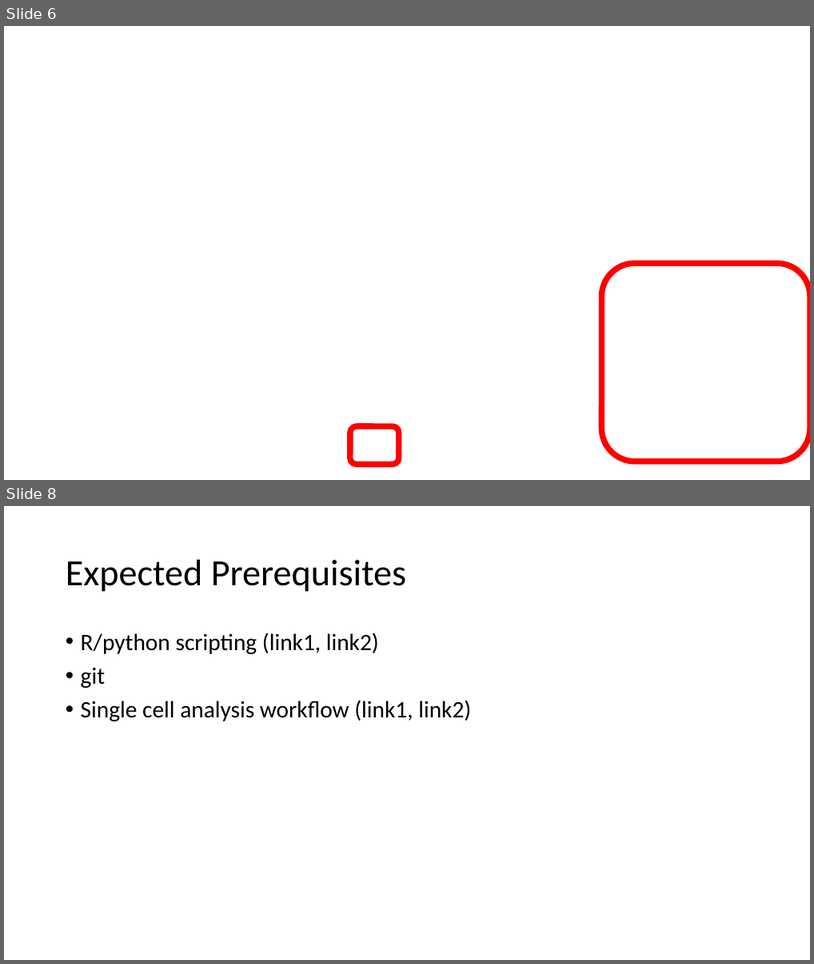
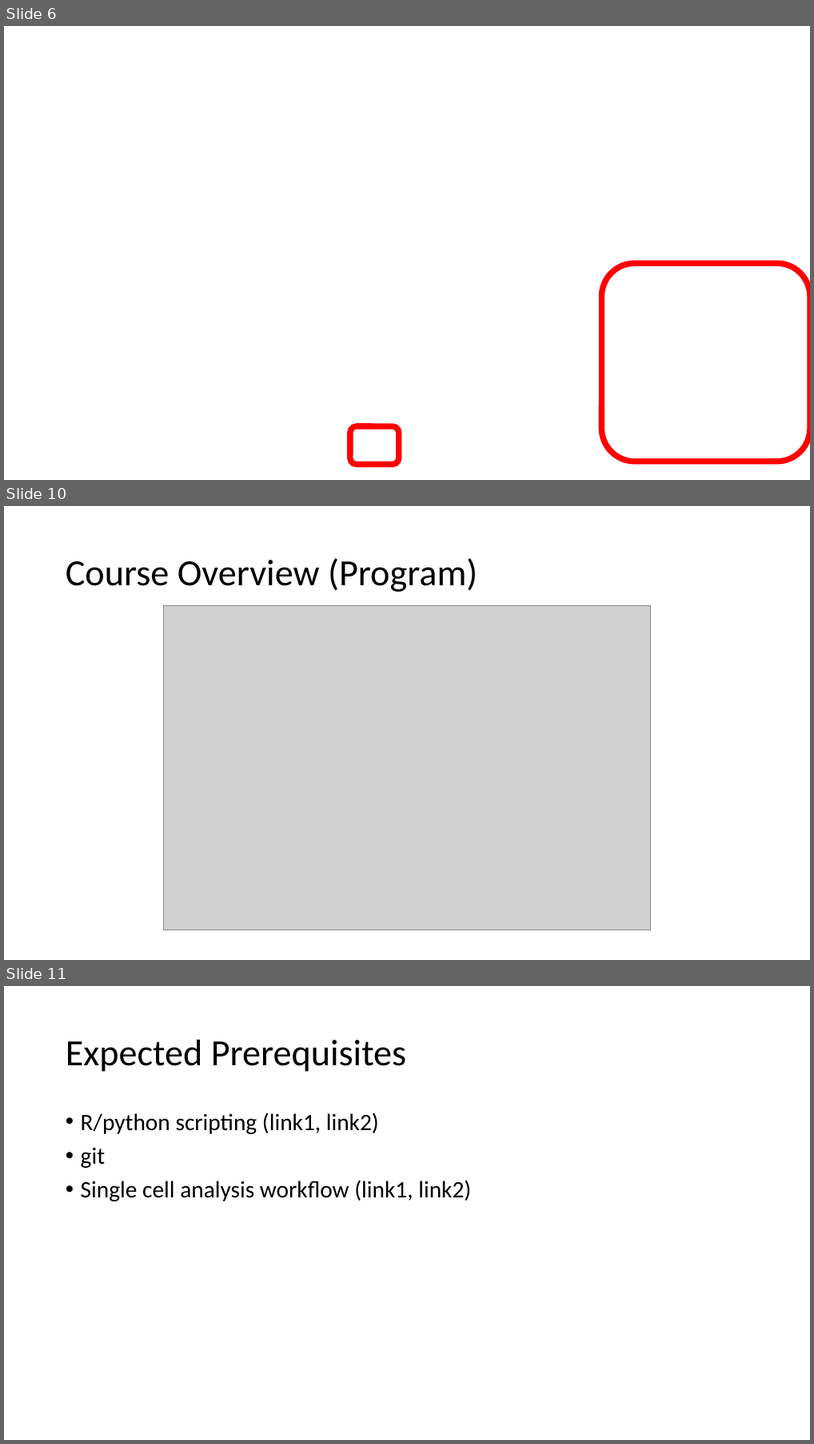
Before and after one commit to fmicompbio/adv_scrnaseq_2020, a slide deck: introduction/Introduction.pptx. Shown one above the other, each under a label of ours: slides 6 and 8 before the commit, slides 6, 10 and 11 after it; the slides between them are not shown. The pictures are 814x964 and 814x1444 pixels, drawn with LibreOffice and Linux fonts; fonts in the diff are those of the drawing; grey boxes stand for pictures; background and template pictures are left out. Boxes give left, top, right and bottom in pixels: in the first picture for what was removed or moved away, otherwise in the second. Text is boxed around its words. In the diff, an @@ line names an element or a change of style, - is before the commit and + after.

```diff
--- a/introduction/Introduction.pptx
+++ b/introduction/Introduction.pptx
@@ slide 10 added at bbox=[4, 506, 810, 960], background #FFFFFF @@
@@ title added at bbox=[66, 558, 478, 592], 44 pt, text #000000 @@
+Course Overview (Program)
@@ picture added at bbox=[164, 605, 650, 930] @@
@@ what was slide 8 is now slide 11 @@
```
Also in this commit, not shown: 2 slides changed, 1 other slide added.
